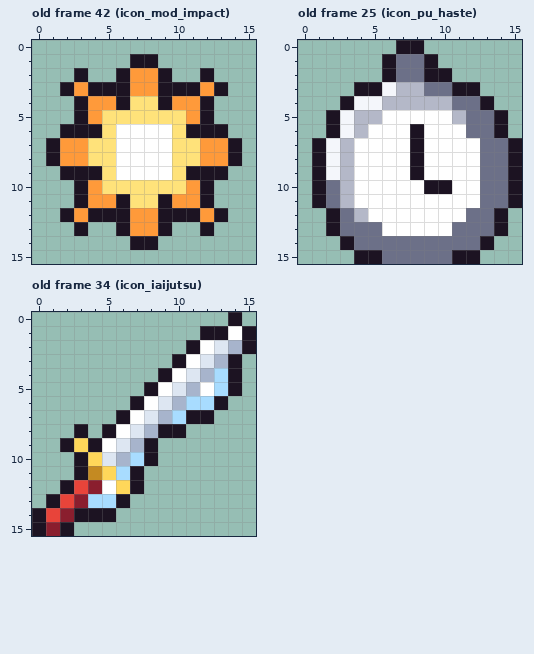
File history of a pixel-art file, src/art/sprites/icons.aseprite. Above, as it was before the edit.
16x16 pixels, 47 frames. Colours within 5 levels of each other are drawn and written as one. Shown: old frame 42 (icon_mod_impact), old frame 25 (icon_pu_haste), old frame 34 (icon_iaijutsu). The commit also changed other frames, which this record leaves out.
New version:
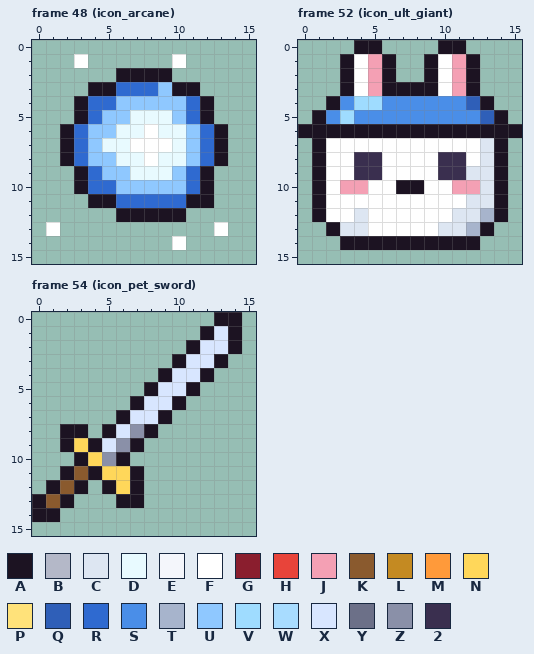
Palette (. is transparent): A #1c1322  B #b4b8c8  C #dde6f2  D #e8faff  E #f4f6fb  F #ffffff  G #8a1e2e  H #e8443a  J #f4a0b4  K #8a5a2e  L #c48a22  M #ff9a3a  N #ffd75a  P #ffe27a  Q #2f5fb8  R #2f6ad0  S #4a8ee8  T #a7b4cc  U #8fc8ff  V #9fdcff  W #a8dcff  X #d8e6ff  Y #6c7088  Z #8a90a8  2 #3a2f4f
A new or re-ordered frame is compared with the old frame closest to it.
Difference:
frames 47 -> 56
Changed rows in their new state; - is an unchanged pixel.
Frame 48 (icon_arcane) is new; against old frame 42 (icon_mod_impact):
first column x 1:
 1 --F---..-F----
 2 --.---AA---.--
 3 -..--RRRU--..-
 4 ---RRUUUUUR---
 5 ---RUUDDDUR---
 6 --RUUDD-DDUR--
 7 .ARUDD---DURA.
 8 .ARUUDD-DDURA.
 9 -.-RUUDDDUR-.-
10 ---RRUUUUUR---
11 --.AARRRRRA---
12 -....-AA--...-
13 F-.--....--.F-
14 ------..-F----
Frame 52 (icon_ult_giant) is new; against old frame 25 (icon_pu_haste):
first column x 0:
 0 ----AA-..-AA----
 1 ---AFJ-..-FJA---
 2 ---AFJ-..-FJA---
 3 ---AFJAAAAFJ----
 4 --ASVVSSSSSSQ---
 5 -ASVSSSSSSSSSQ--
 6 AA-AAAAA-AAAAA-A
 7 --FF----F----CA.
 8 --FF22--F-22-CA.
 9 --FF22--F-22CCA.
10 --FJJ--AAFFJJCA.
11 --FF--------CCA.
12 -AFFC------CCT--
13 ---CCF----CCTA.-
14 ----AAAAAAAAA.--
15 ----.........---
Frame 54 (icon_pet_sword) is new; against old frame 34 (icon_iaijutsu):
first column x 0:
 0 -------------A--
 1 -------------XA.
 2 ------------XXA.
 3 -----------XXA.-
 4 ----------XXA..-
 5 ---------XXA...-
 6 --------XXA...--
 7 -------XXA...---
 8 --A---XZA..-----
 9 -----XZA.-------
10 -----ZA..-------
11 --AKA-N---------
12 -AKA.A----------
13 AKA...-A--------
14 -A....----------
15 ...-------------
Where, in picture pixels (left, top, right, bottom), the same in both pictures:
changed: (46, 54, 242, 250)
changed: (298, 40, 522, 264)
changed: (32, 312, 256, 536)
